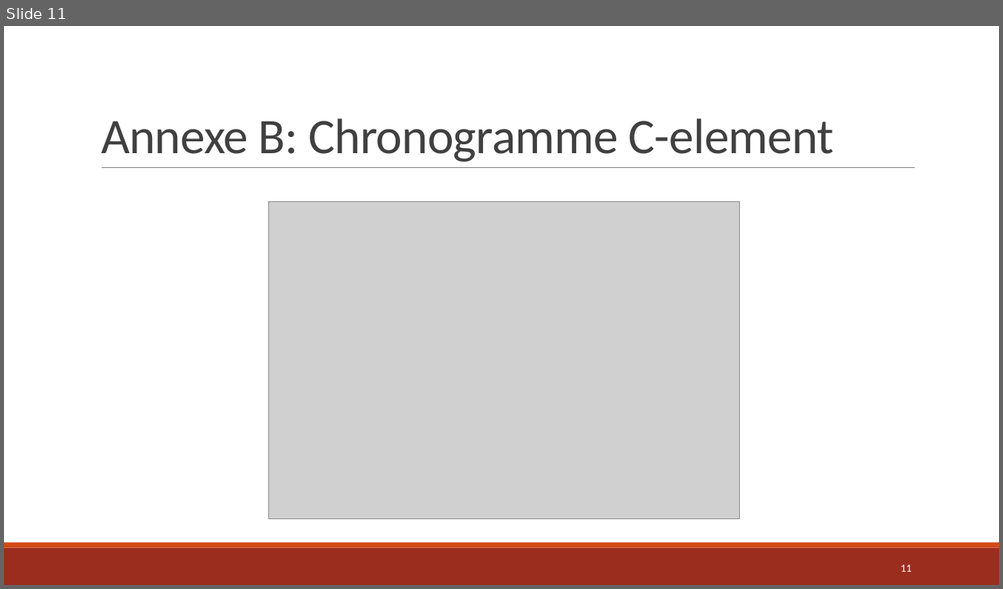
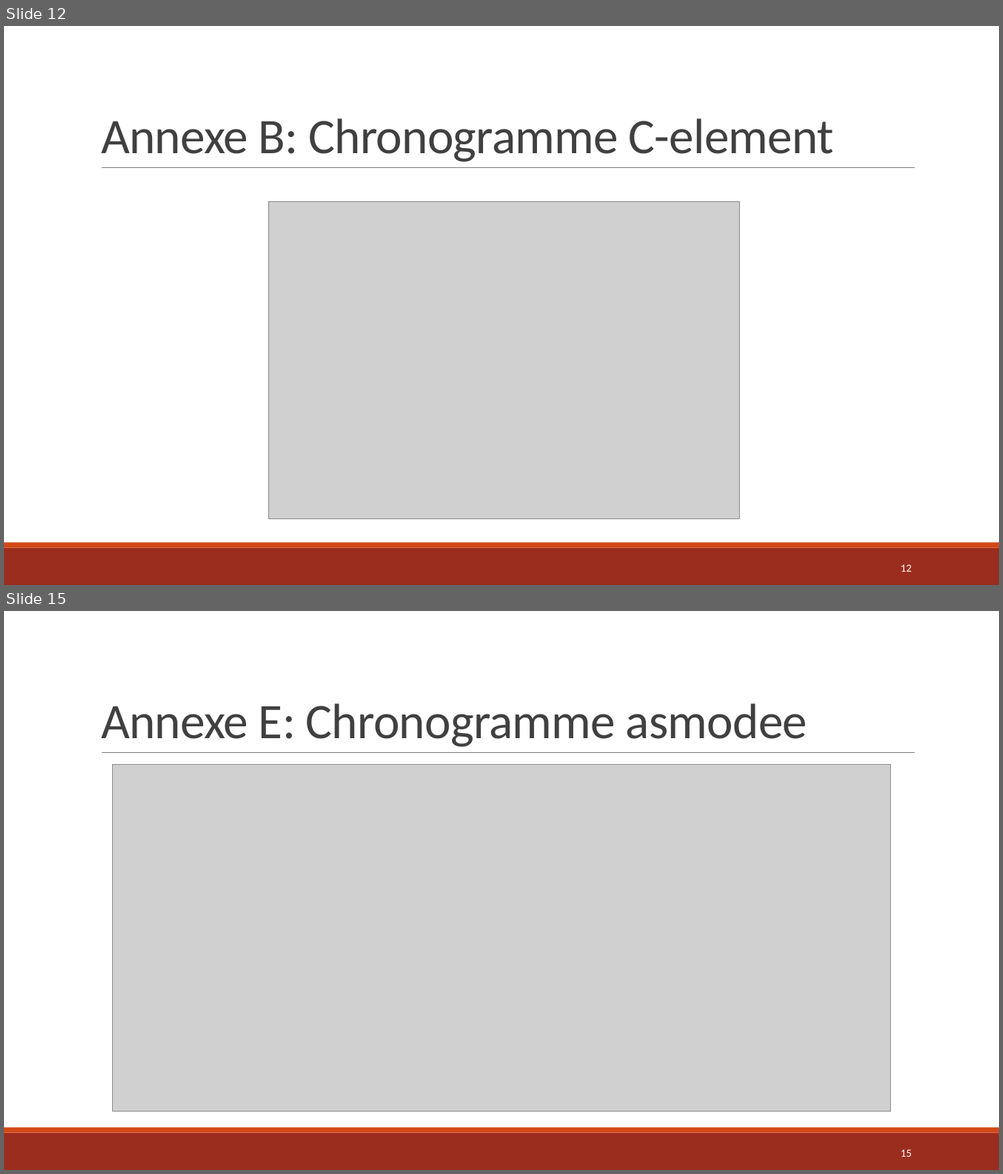
Before and after one commit to XavRobo/IbexAsynchrone, a slide deck: Release/CR/Presentation/ASModee.pptx. Shown one above the other, each under a label of ours: slide 11 before the commit, slides 12 and 15 after it; the slides between them are not shown. The pictures are 1003x589 and 1003x1174 pixels, drawn with LibreOffice and Linux fonts; fonts in the diff are those of the drawing; grey boxes stand for pictures. Boxes give left, top, right and bottom in pixels: in the first picture for what was removed or moved away, otherwise in the second. Text is boxed around its words. In the diff, an @@ line names an element or a change of style, - is before the commit and + after.

```diff
--- a/Release/CR/Presentation/ASModee.pptx
+++ b/Release/CR/Presentation/ASModee.pptx
@@ slide 15 added at bbox=[4, 611, 999, 1170], background #FFFFFF; not listed: 3 template elements that a slide beside it also shows @@
@@ title added at bbox=[101, 703, 807, 747], 48 pt, text #404040 @@
+Annexe E: Chronogramme asmodee
@@ picture added at bbox=[112, 765, 891, 1113] @@
@@ page number added at bbox=[900, 1150, 911, 1157], 10.5 pt, text #FFFFFF @@
+15
@@ what was slide 11 is now slide 12 @@
@@ page number at bbox=[900, 565, 911, 572]: text changed @@
-11
+12
```
Also in this commit, not shown: 2 slides changed, 3 other slides added, 1 slide removed, 23 other files.
